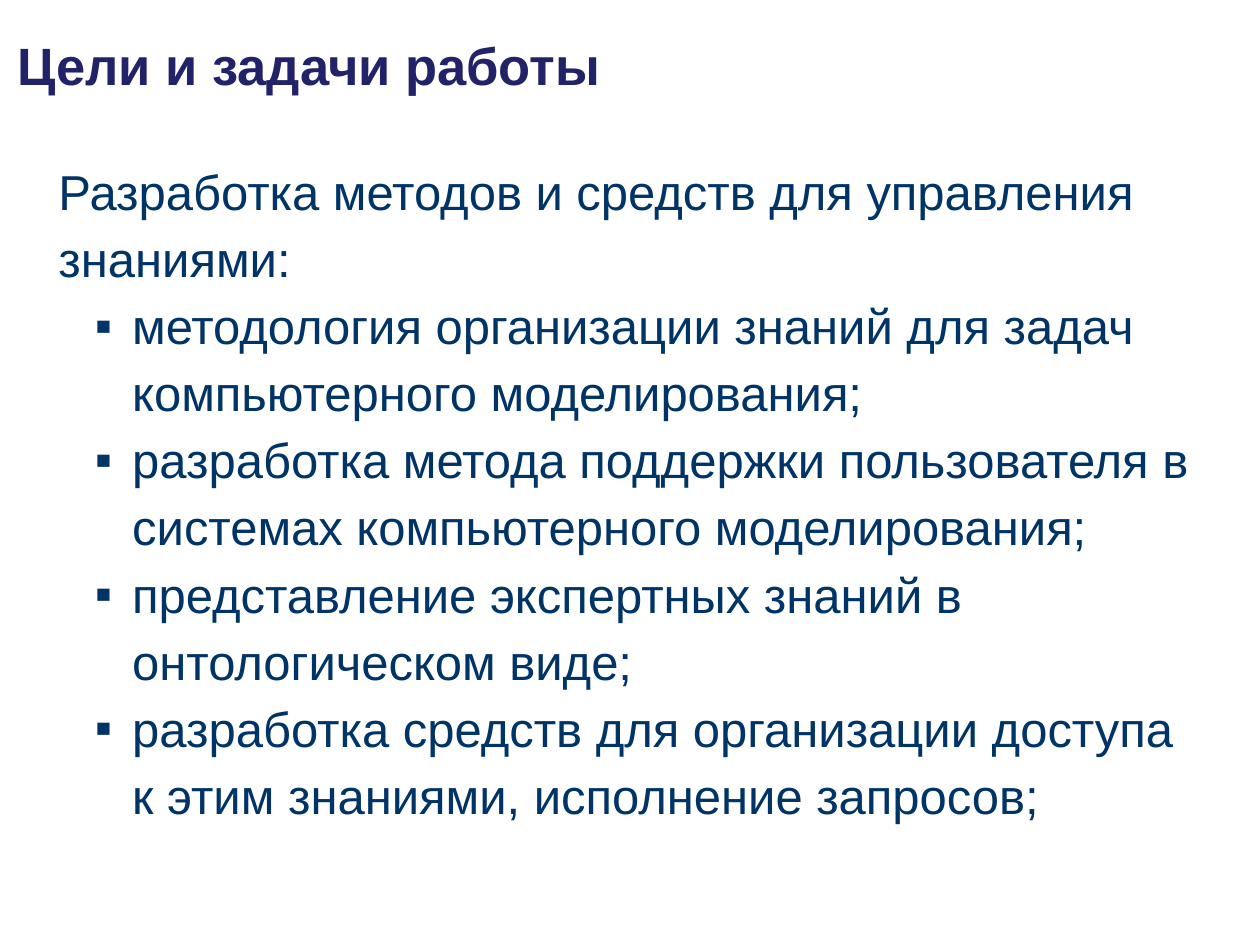
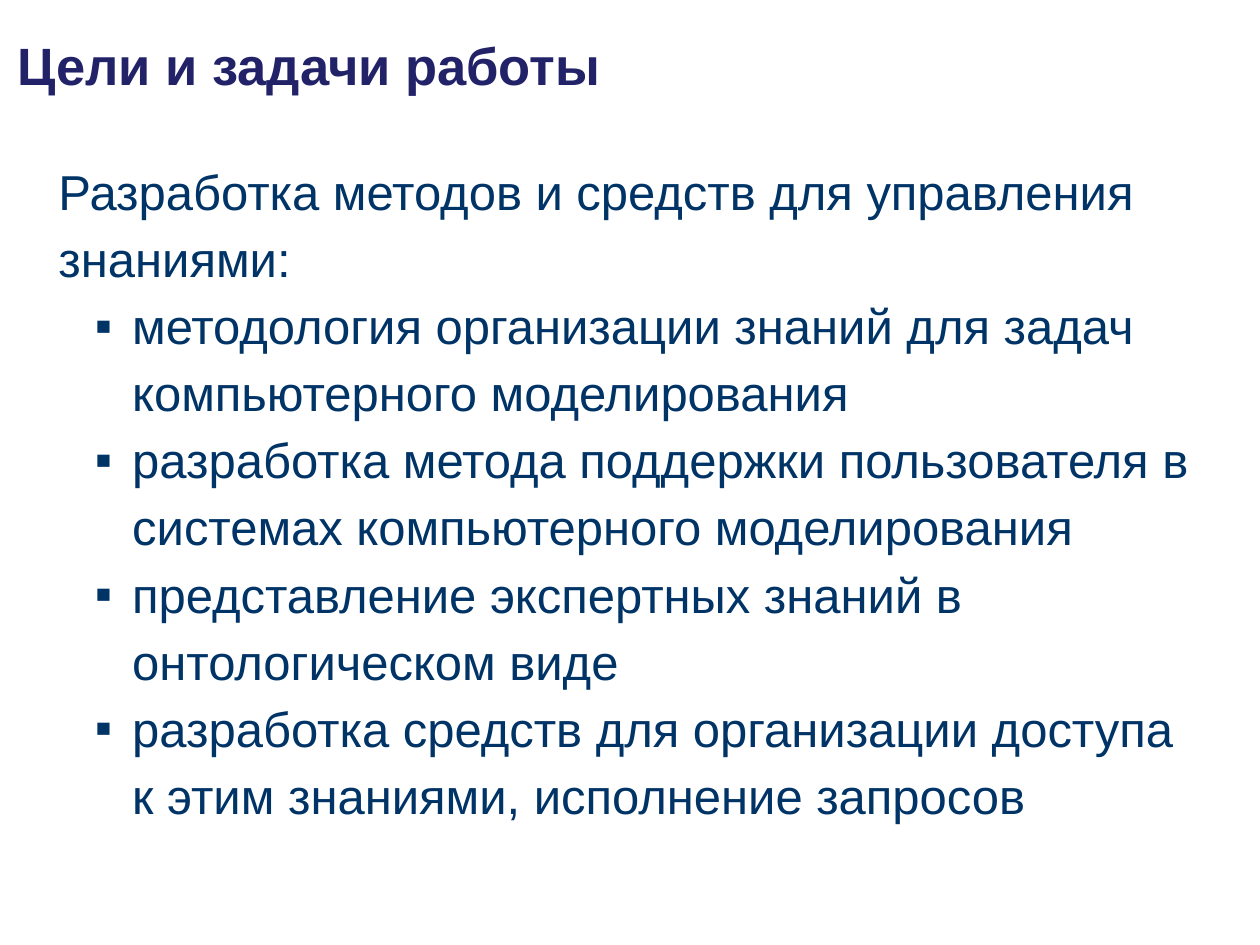
Before and after one commit to podtelkin/NII-NKT, a slide deck: slide 3 of master/master.ppt. Drawn at 1260x945 pixels with LibreOffice and Linux fonts; fonts in the diff are those of the drawing; background and template pictures are left out. Boxes give left, top, right and bottom in pixels: in the first picture for what was removed or moved away, otherwise in the second. Text is boxed around its words. In the diff, an @@ line names an element or a change of style, - is before the commit and + after.

```diff
--- a/master/master.ppt
+++ b/master/master.ppt
@@ text at (132, 307, 1188, 824): text changed @@
-  ▪ методология организации знаний для задач компьютерного моделирования;
-  ▪ разработка метода поддержки пользователя в системах компьютерного моделирования;
-  ▪ представление экспертных знаний в онтологическом виде;
-  ▪ разработка средств для организации доступа к этим знаниями, исполнение запросов;
+  ▪ методология организации знаний для задач компьютерного моделирования
+  ▪ разработка метода поддержки пользователя в системах компьютерного моделирования
+  ▪ представление экспертных знаний в онтологическом виде
+  ▪ разработка средств для организации доступа к этим знаниями, исполнение запросов
```
Also in this commit, not shown: 12 other slides changed.
